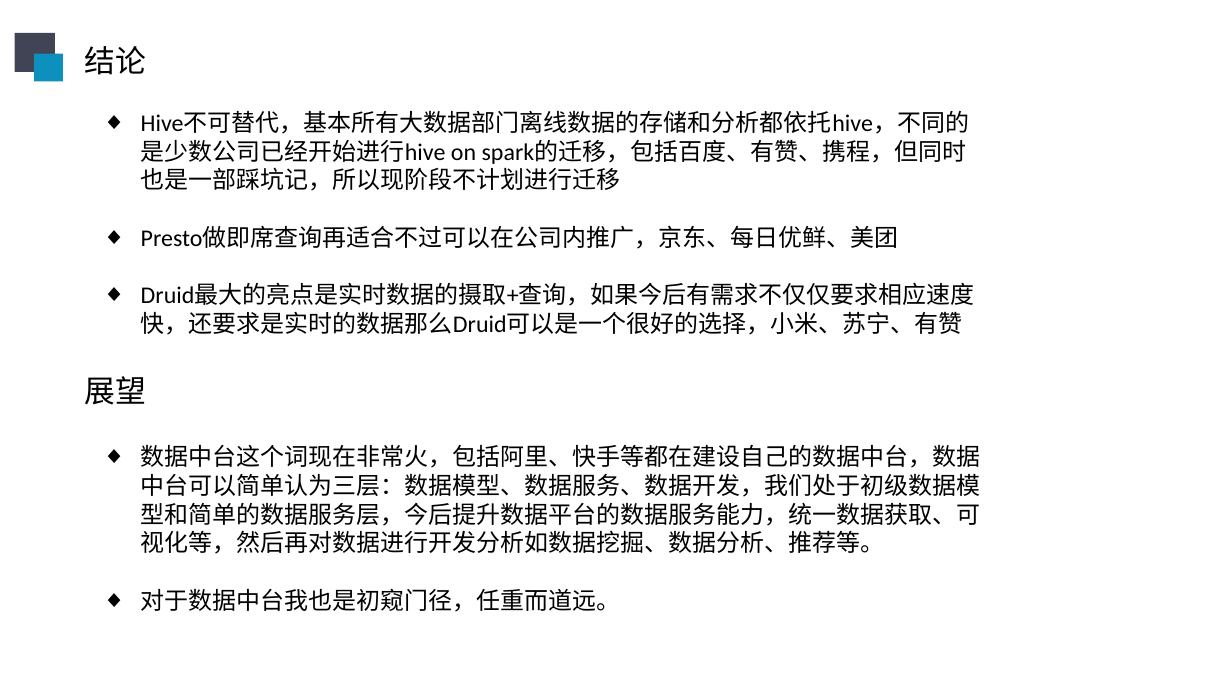
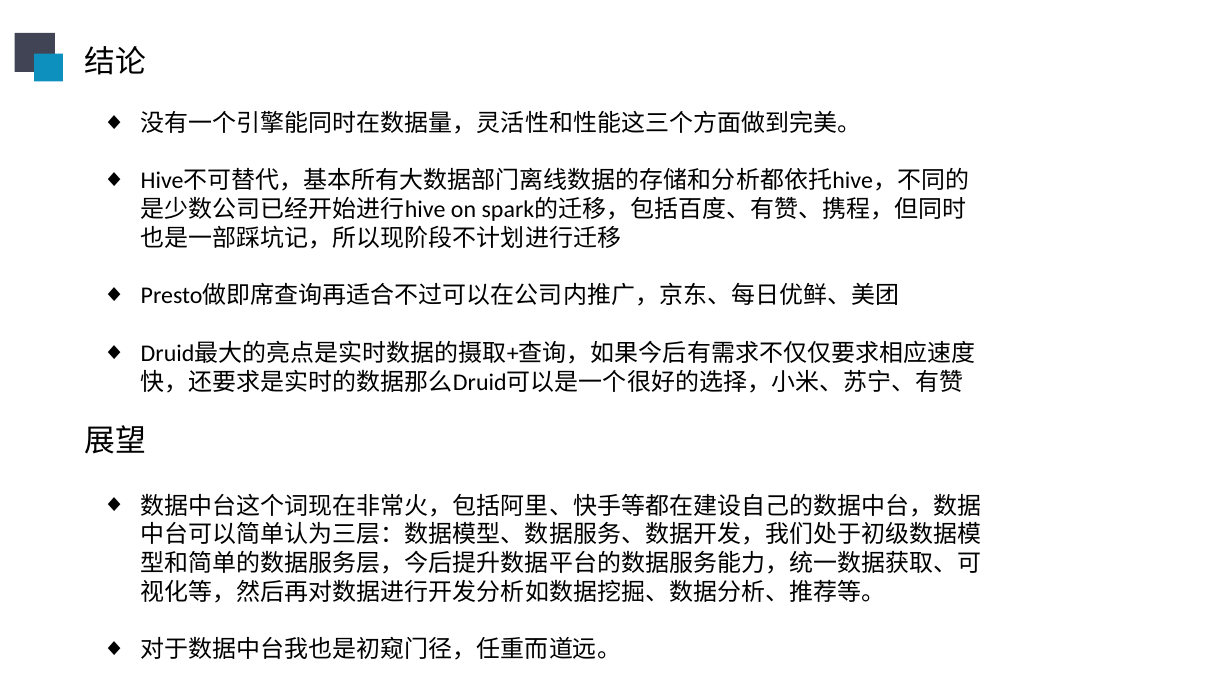
Before and after one commit to sunliangliang9201/interview_prepare, a slide deck: slide 21 of 在线阶段汇报20190606.pptx (slide 13 before the commit). Drawn at 1232x693 pixels with LibreOffice and Linux fonts; fonts in the diff are those of the drawing. Boxes give left, top, right and bottom in pixels: in the first picture for what was removed or moved away, otherwise in the second. Text is boxed around its words. In the diff, an @@ line names an element or a change of style, - is before the commit and + after.

```diff
--- a/在线阶段汇报20190606.pptx
+++ b/在线阶段汇报20190606.pptx
@@ text at box(141, 110, 862, 134): paragraph added @@
+◆ 没有一个引擎能同时在数据量，灵活性和性能这三个方面做到完美。
@@ text "展望": place and size @@
-text "展望" at box(85, 376, 147, 405)
+text "展望" at box(85, 425, 147, 454)
@@ text "数据中台这个词现在非常火，包括阿里、快手等都在建设自己的数据中台，数据中台可以简单认为三层：数据模型、数据服务、数据开发 ...": place and size @@
-text "数据中台这个词现在非常火，包括阿里、快手等都在建设自己的数据中台，数据中台可以简单认为三层：数据模型、数据服务、数据开发 ..." at box(141, 445, 981, 612)
+text "数据中台这个词现在非常火，包括阿里、快手等都在建设自己的数据中台，数据中台可以简单认为三层：数据模型、数据服务、数据开发 ..." at box(141, 494, 982, 660)
```
Also in this commit, not shown: 4 other slides changed, 8 slides added.
